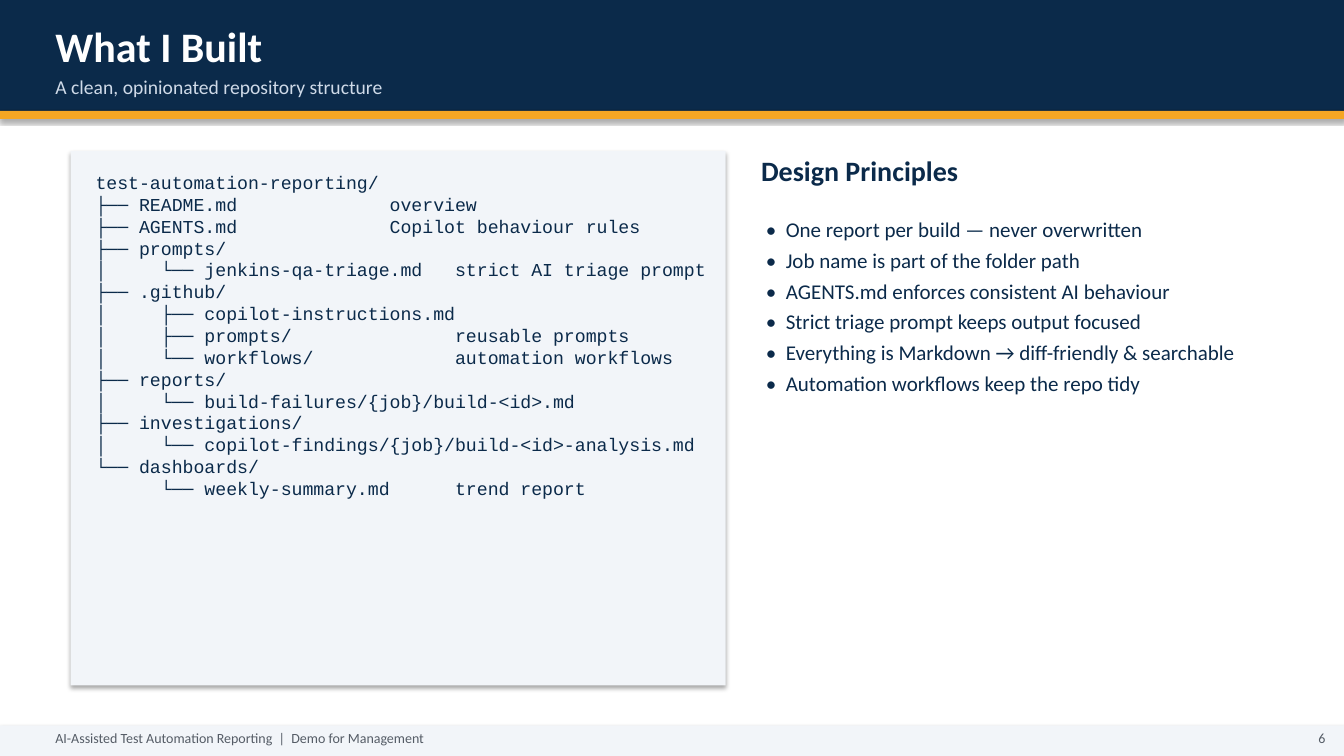
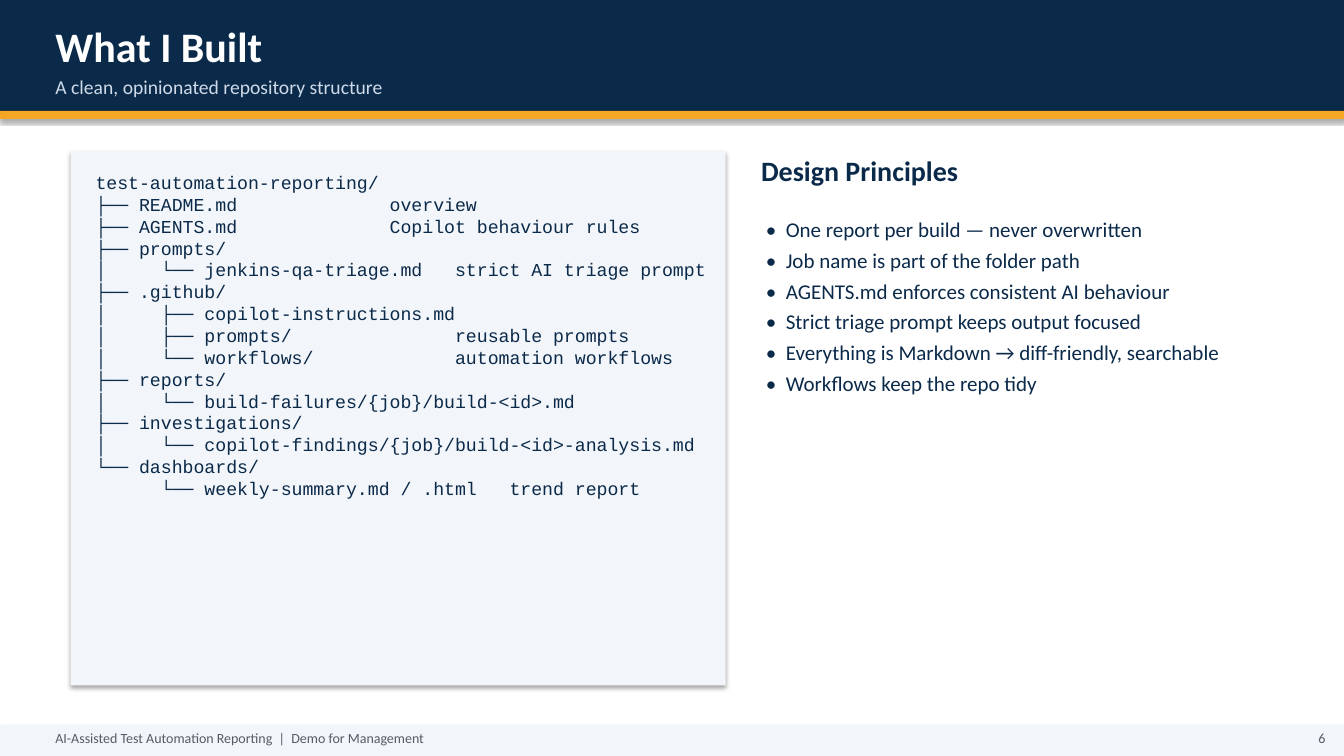
Before and after one commit to abidaliatex/test-automation-reporting, a slide deck: slide 6 of AI-Test-Automation-Reporting-Demo.pptx. Drawn at 1344x756 pixels with LibreOffice and Linux fonts; fonts in the diff are those of the drawing. Boxes give left, top, right and bottom in pixels: in the first picture for what was removed or moved away, otherwise in the second. Text is boxed around its words. In the diff, an @@ line names an element or a change of style, - is before the commit and + after.

```diff
--- a/AI-Test-Automation-Reporting-Demo.pptx
+++ b/AI-Test-Automation-Reporting-Demo.pptx
@@ text at (786,345,1219,395): text changed @@
-• Everything is Markdown → diff-friendly & searchable
-• Automation workflows keep the repo tidy
+• Everything is Markdown → diff-friendly, searchable
+• Workflows keep the repo tidy
@@ text at (204,482,640,499): text changed @@
-└── weekly-summary.md trend report
+└── weekly-summary.md / .html trend report
```
Also in this commit, not shown: 6 other slides changed, 8 slides added, 2 slides removed, 4 other files.
